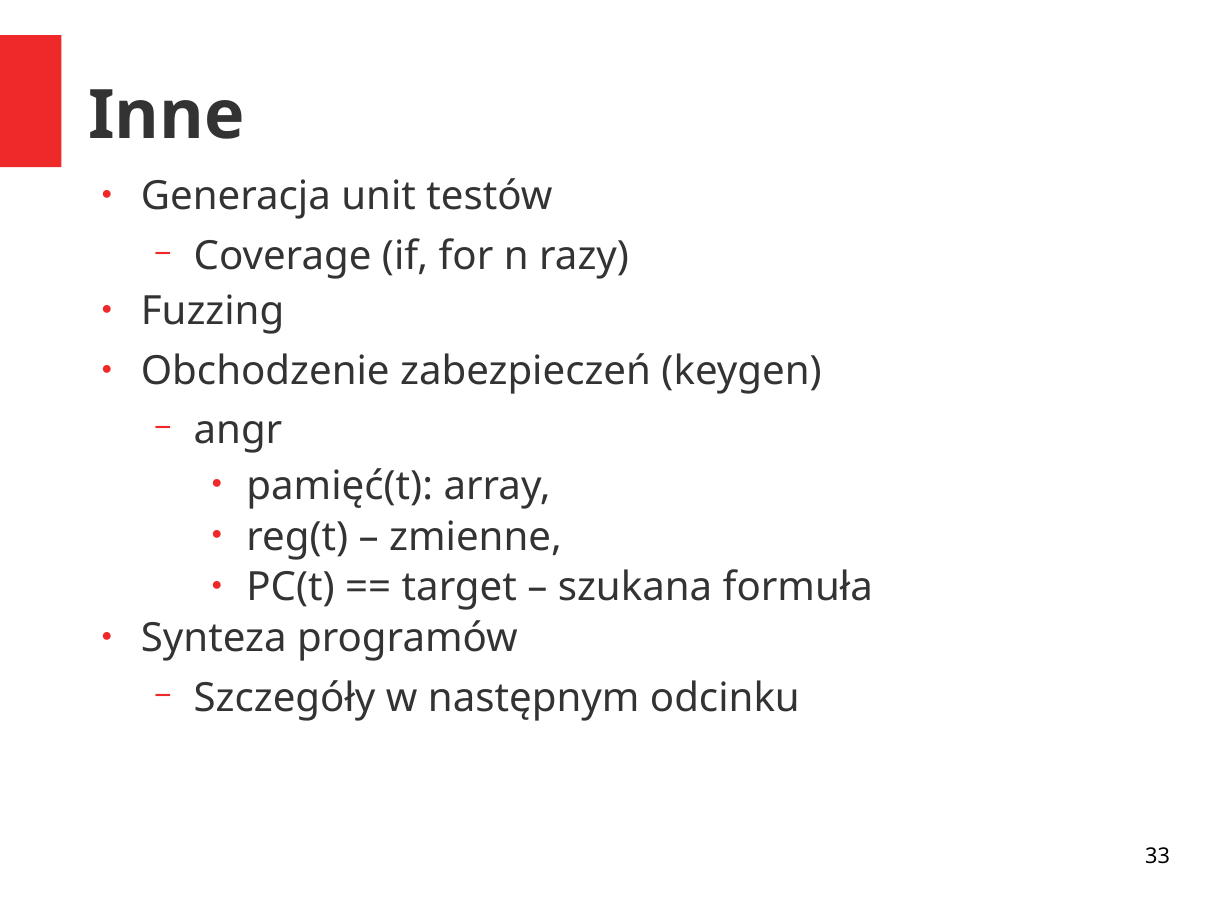
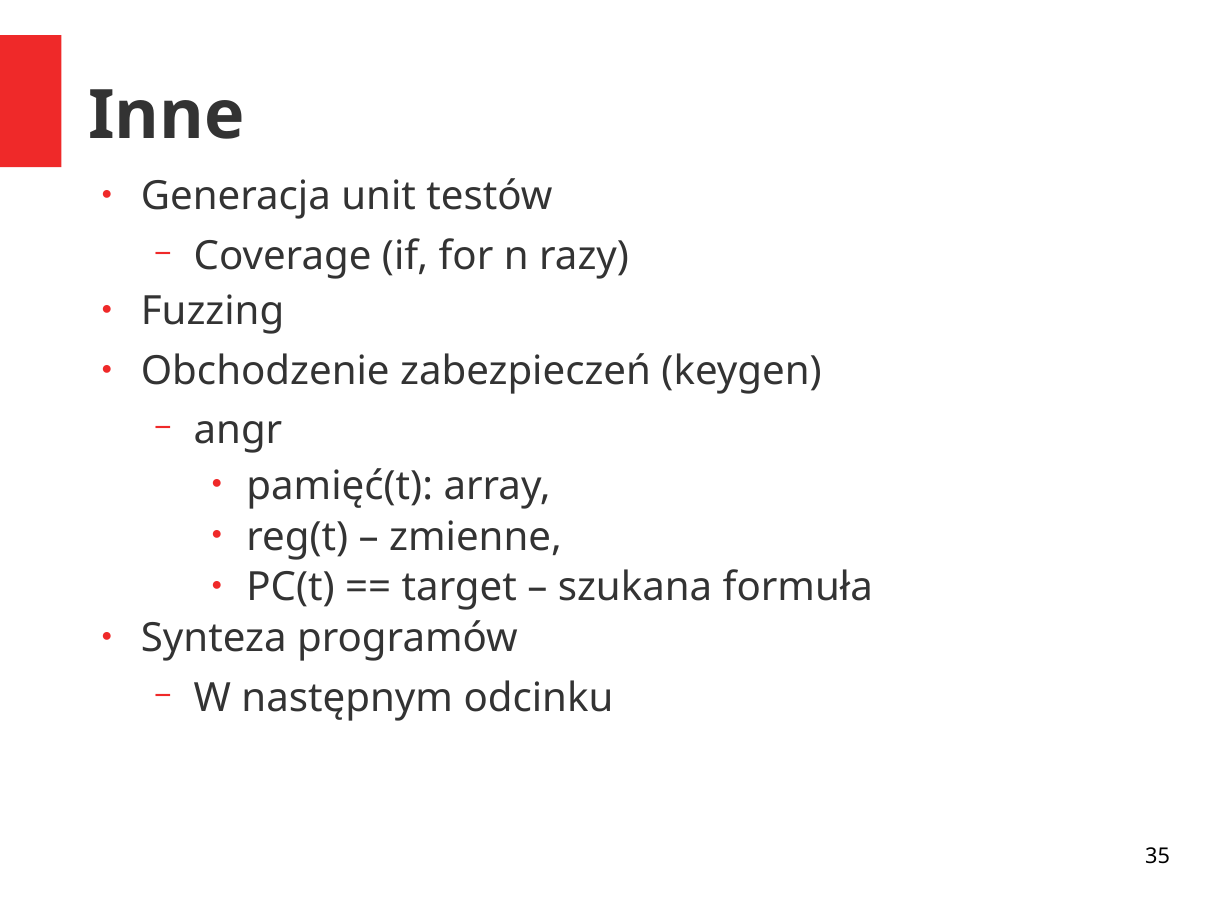
Before and after one commit to akrasuski1/presentation-z3, a slide deck: slide 35 of prez.ppt (slide 33 before the commit). Drawn at 1232x924 pixels with LibreOffice and Linux fonts; fonts in the diff are those of the drawing. Boxes give left, top, right and bottom in pixels: in the first picture for what was removed or moved away, otherwise in the second. Text is boxed around its words. In the diff, an @@ line names an element or a change of style, - is before the commit and + after.

```diff
--- a/prez.ppt
+++ b/prez.ppt
@@ text at [194, 680, 614, 721]: text changed @@
-  − Szczegóły w następnym odcinku
+  − W następnym odcinku
@@ page number at [1145, 847, 1170, 864]: text changed @@
-33
+35
```
Also in this commit, not shown: 8 other slides changed, 2 slides added, 2 other files.
